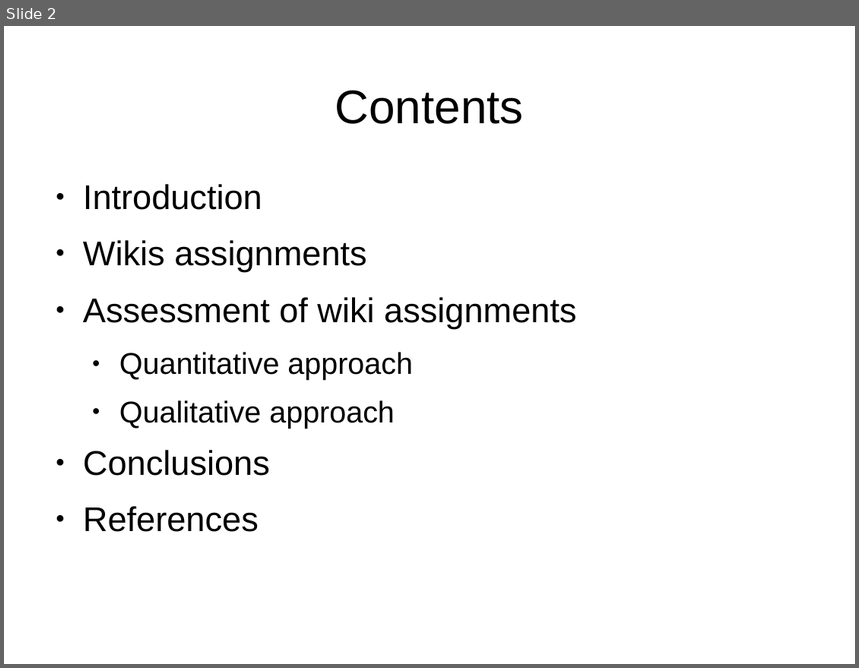
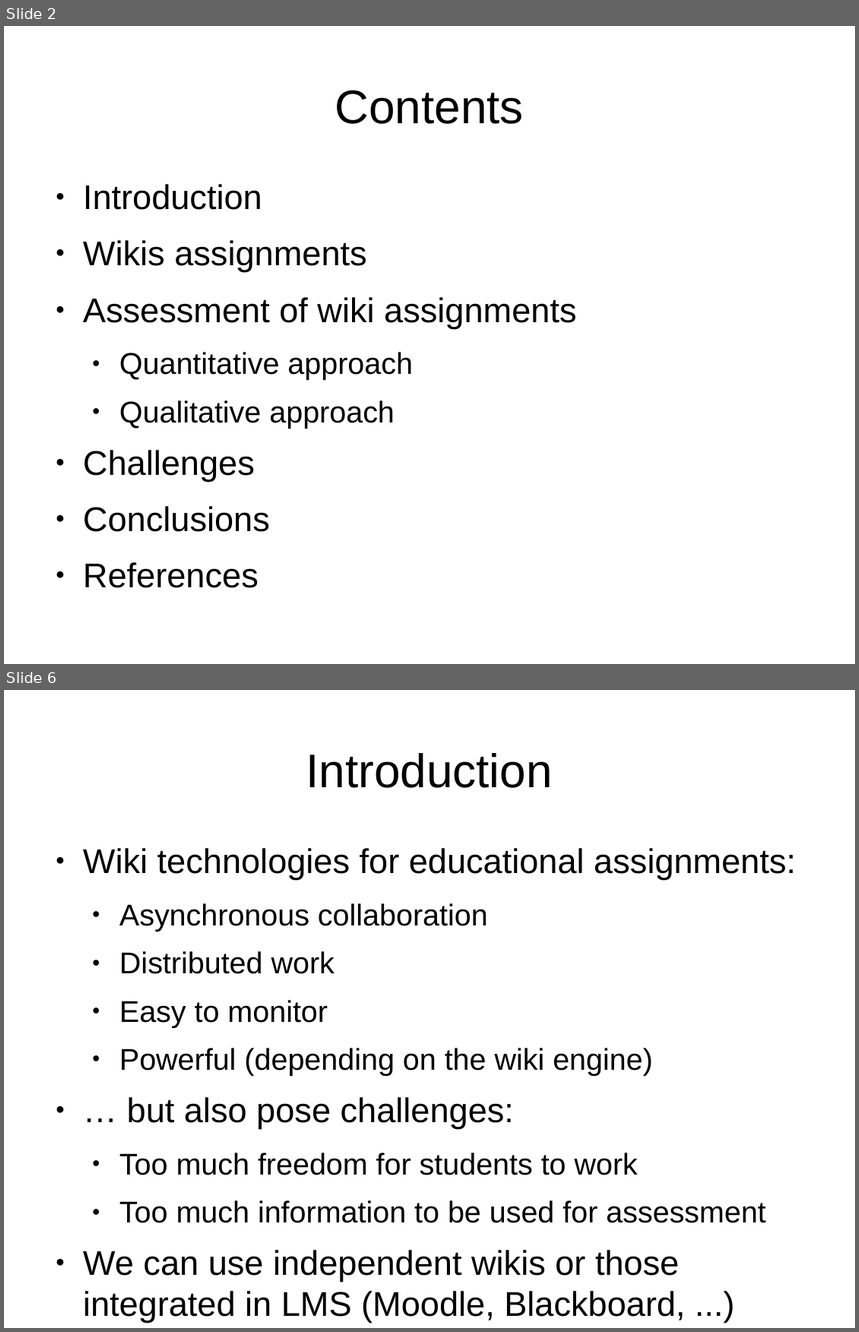
Before and after one commit to DrPantera/wikis4education, a slide deck: brunel-2014/wiki-assessment.odp. Shown one above the other, each under a label of ours: slide 2 before the commit, slides 2 and 6 after it; the slides between them are not shown. The pictures are 859x668 and 859x1332 pixels, drawn with LibreOffice and Linux fonts; fonts in the diff are those of the drawing. Boxes give left, top, right and bottom in pixels: in the first picture for what was removed or moved away, otherwise in the second. Text is boxed around its words. In the diff, an @@ line names an element or a change of style, - is before the commit and + after.

```diff
--- a/brunel-2014/wiki-assessment.odp
+++ b/brunel-2014/wiki-assessment.odp
@@ slide 6 added at bbox=[4, 690, 855, 1328], background #FFFFFF @@
@@ title added at bbox=[306, 753, 553, 788], 44 pt, text #000000 @@
+Introduction
@@ text added at bbox=[83, 848, 796, 1323], 28 pt, text #000000 @@
+● Wiki technologies for educational assignments:
+  ● Asynchronous collaboration
+  ● Distributed work
+  ● Easy to monitor
+  ● Powerful (depending on the wiki engine)
+● … but also pose challenges:
+  ● Too much freedom for students to work
+  ● Too much information to be used for assessment
+● We can use independent wikis or those integrated in LMS (Moodle, Blackboard, ...)
@@ slide 2 changed as well @@
@@ text at bbox=[83, 450, 255, 481]: paragraph added @@
+● Challenges
```
Also in this commit, not shown: 2 other slides changed, 30 other slides added, 5 slides removed.
